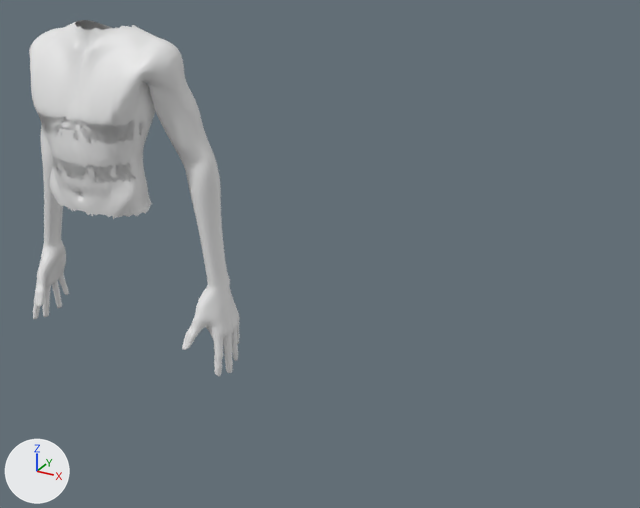
An edit to the glTF model hum.glb, drawn before and after from the same camera.
Camera for both pictures: a camera (50 mm lens) standing at (1.267, -1.389, 1.648) and looking at (0.5, 0.005, 0.951). Arrows for +X, +Y and +Z are at lower left; the lights stay in place.

Objects in the first picture: 'HumanBody'.
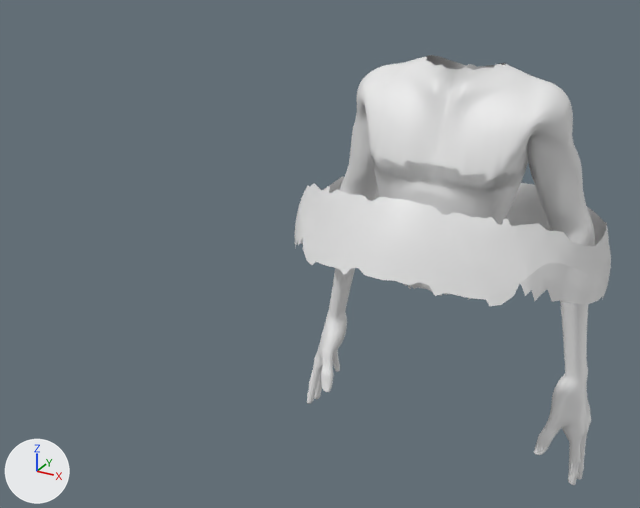
The newer file adds a shape key; the second version is drawn at full value of the shape key 'Body' of 'HumanBody.002', and the change is written as the vertex moves it makes.

The change, as a diff of the scene's bpy script:
```diff
--- a/hum.glb.py
+++ b/hum.glb.py
@@ me_body_modeling_material_0_009 @@
+me_body_modeling_material_0_009.from_pydata(...)  # 791 vertices, 1367 faces; spans x -0.273..0.273, y -0.28..0.199, z 0.967..1.181
+me_body_modeling_material_0_009.materials.append(mat_skinmaterial)  # white #e7e7e7
@@ ob_humanbody @@
 ob_humanbody = bpy.data.objects.new('HumanBody', me_body_modeling_material_0)
-ob_humanbody.location = (0.0, 0.0, 0.0)
+ob_humanbody.location = (0.769, 0.0, 0.0)
@@ ob_humanbody_002 @@
+ob_humanbody_002 = bpy.data.objects.new('HumanBody.002', me_body_modeling_material_0_009)
+ob_humanbody_002.location = (0.769, 0.0, 0.0)
```

Location of each change, (x1, y1, x2, y2) in pixels of the pictures (640 x 508 px):
'HumanBody', moved
    before: (29, 20, 240, 376)
    after: (307, 55, 595, 485)
'HumanBody.002', added
    after: (295, 176, 611, 306)
